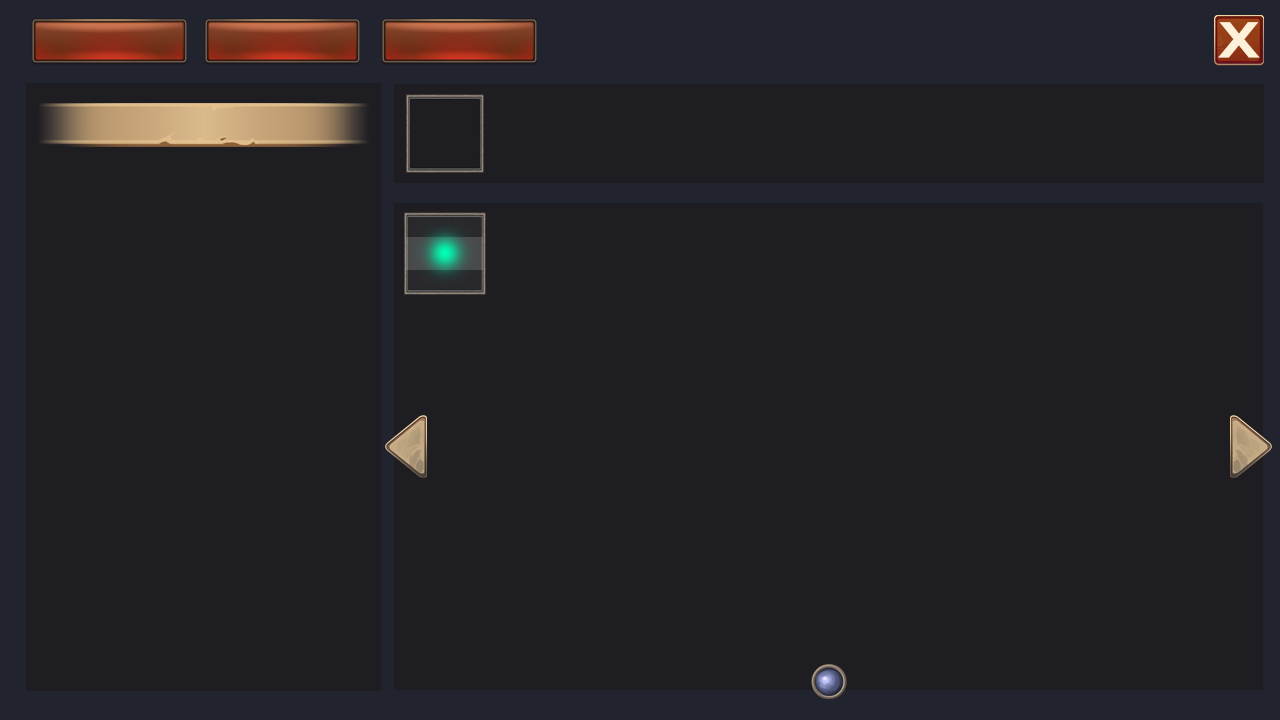
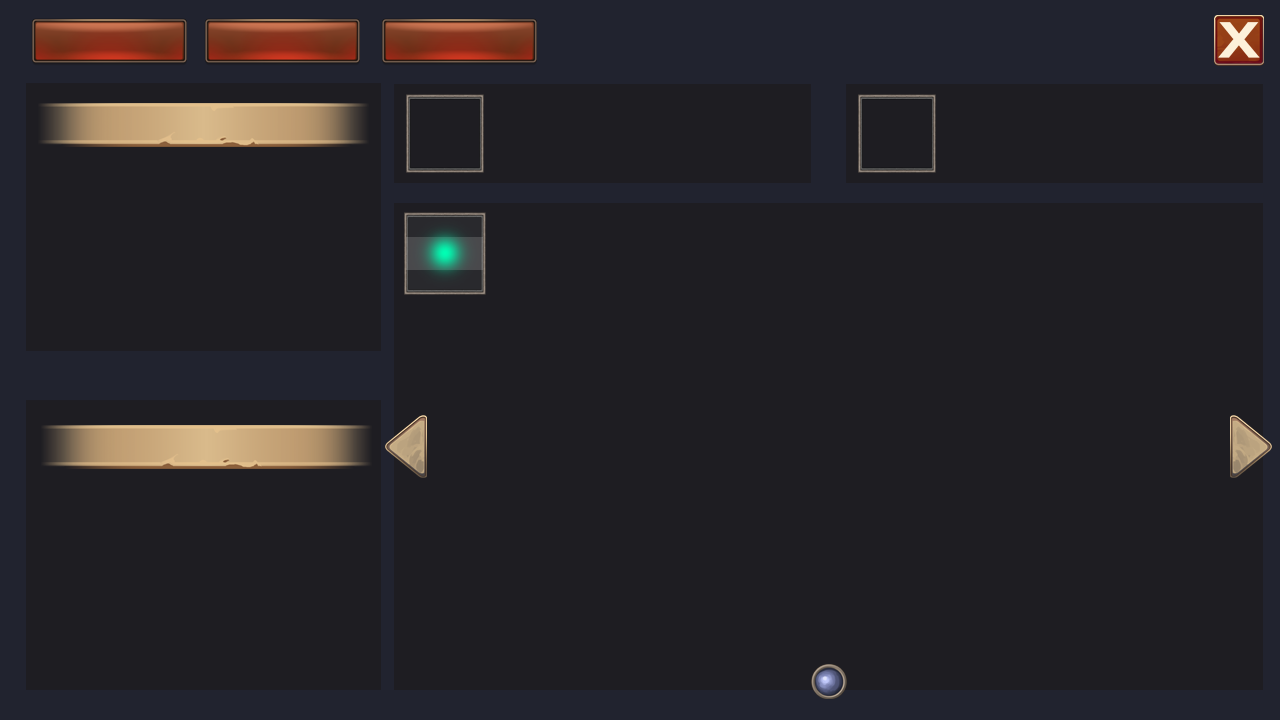
Comparing the layer stacks of the two 1280px x 720px images. Changes:
added group "test_bind8 type=container style=page-h --group --global" with 2 layers in group "tab2 type=tab node_group=tabs --group" over (858, 94, 936, 173)
added layer "node padding=10" (1st of 2, in "tab2 type=tab node_group=tabs --group" › "test_bind8 type=container style=page-h --group --global") in group "test_bind8 type=container style=page-h --group --global" over (858, 94, 936, 173)
added layer "area" (2nd of 3, in "tab2 type=tab node_group=tabs --group" › "test_bind8 type=container style=page-h --group --global") in group "test_bind8 type=container style=page-h --group --global" over (858, 94, 936, 173)
painted on "area" (3rd of 3, in "tab2 type=tab node_group=tabs --group" › "test_bind5 type=container style=scroll-v --group --global") over (811, 84, 1264, 183)
added group "test_bind7 type=container --group --global grid_h=3" with 2 layers in group "tab2 type=tab node_group=tabs --group" over (41, 425, 372, 469)
added layer "node padding=20" (1st of 2, in "tab2 type=tab node_group=tabs --group" › "test_bind7 type=container --group --global grid_h=3") in group "test_bind7 type=container --group --global grid_h=3" over (41, 425, 372, 469)
added layer "area --ignore" (1st of 2, in "tab2 type=tab node_group=tabs --group" › "test_bind7 type=container --group --global grid_h=3") in group "test_bind7 type=container --group --global grid_h=3" over (41, 425, 372, 469)
painted on "area --ignore" (2nd of 2, in "tab2 type=tab node_group=tabs --group" › "test_bind4 type=container --group --global") over (26, 351, 381, 691)
